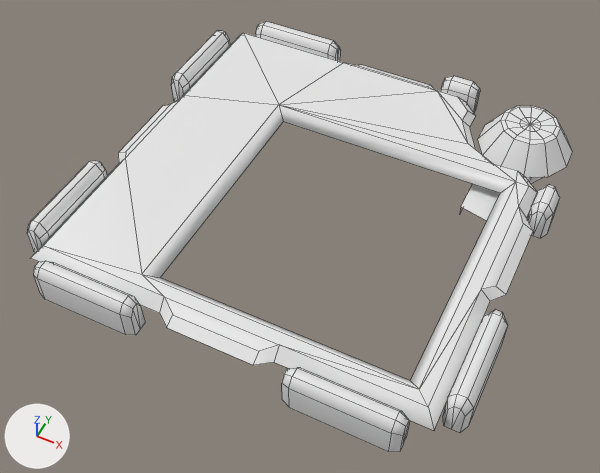
The OBJ model Assets/Models/ModelComponent.obj, before and after one commit.
One viewpoint serves both versions: a camera (50 mm lens) standing at (1.13, -2.42, 2.77) and looking at (-0.01, -0.15, -0.07). Lighting does not change. The marker at lower left points along +X, +Y and +Z. Mesh edges are drawn as thin lines. Where no turn or scale is listed for an object, it has been applied to the vertices.

Script lines for the objects in view, before the commit:
```python
me_modelcomponent = bpy.data.meshes.new('ModelComponent')
me_modelcomponent.from_pydata(...)  # 337 vertices, 277 faces; spans x -1.0..1.0, y -1.0..1.0, z -0.09..0.2
ob_modelcomponent = bpy.data.objects.new('ModelComponent', me_modelcomponent)
ob_modelcomponent.location = (0.0, 0.0, 0.0)
```
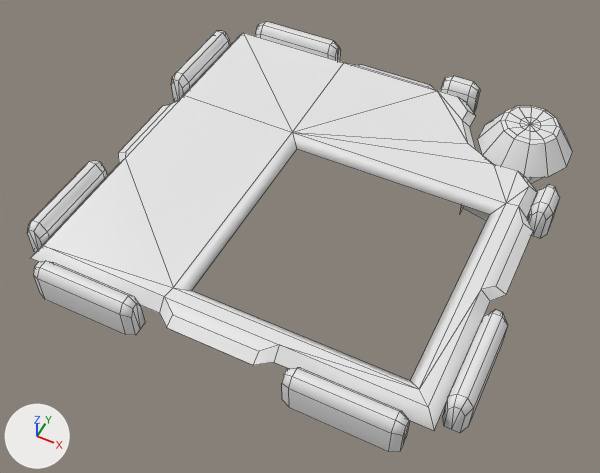
What differs and where, as boxes (x1, y1, x2, y2) in the pictures (600 x 473 px; the box of a moved part takes in the faces that stretch with it):
part 1 of me_modelcomponent, moved or reshaped: (43, 33, 529, 389) in both

Diff of the bpy script that builds the scene:
```diff
--- a/Assets/Models/ModelComponent.obj.py
+++ b/Assets/Models/ModelComponent.obj.py
@@ me_modelcomponent @@
 me_modelcomponent.from_pydata(...)  # 337 vertices, 277 faces; spans x -1.0..1.0, y -1.0..1.0, z -0.09..0.2
 # used by ob_modelcomponent
-me_modelcomponent.vertices[107].co = (-0.4, -0.8, 0.15)  # pixel (141, 274)
-me_modelcomponent.vertices[108].co = (-0.4, 0.4, 0.15)  # pixel (278, 104)
-me_modelcomponent.vertices[118].co = (0.8, 0.4, 0.15)  # pixel (516, 181)
-me_modelcomponent.vertices[334].co = (-0.35, -0.75, 0.1)  # pixel (160, 277)
-me_modelcomponent.vertices[335].co = (0.75, 0.35, 0.1)  # pixel (500, 193)
-me_modelcomponent.vertices[336].co = (-0.35, 0.35, 0.1)  # pixel (283, 121)
+# me_modelcomponent part 1
+me_modelcomponent.vertices[107].co = (-0.25, -0.8, 0.15)  # pixel (173, 287)
+me_modelcomponent.vertices[108].co = (-0.25, 0.25, 0.15)  # pixel (292, 132)
+me_modelcomponent.vertices[118].co = (0.8, 0.25, 0.15)  # pixel (506, 203)
+me_modelcomponent.vertices[334].co = (-0.2, -0.75, 0.1)  # pixel (191, 290)
+me_modelcomponent.vertices[335].co = (0.75, 0.2, 0.1)  # pixel (489, 214)
+me_modelcomponent.vertices[336].co = (-0.2, 0.2, 0.1)  # pixel (296, 149)
```
